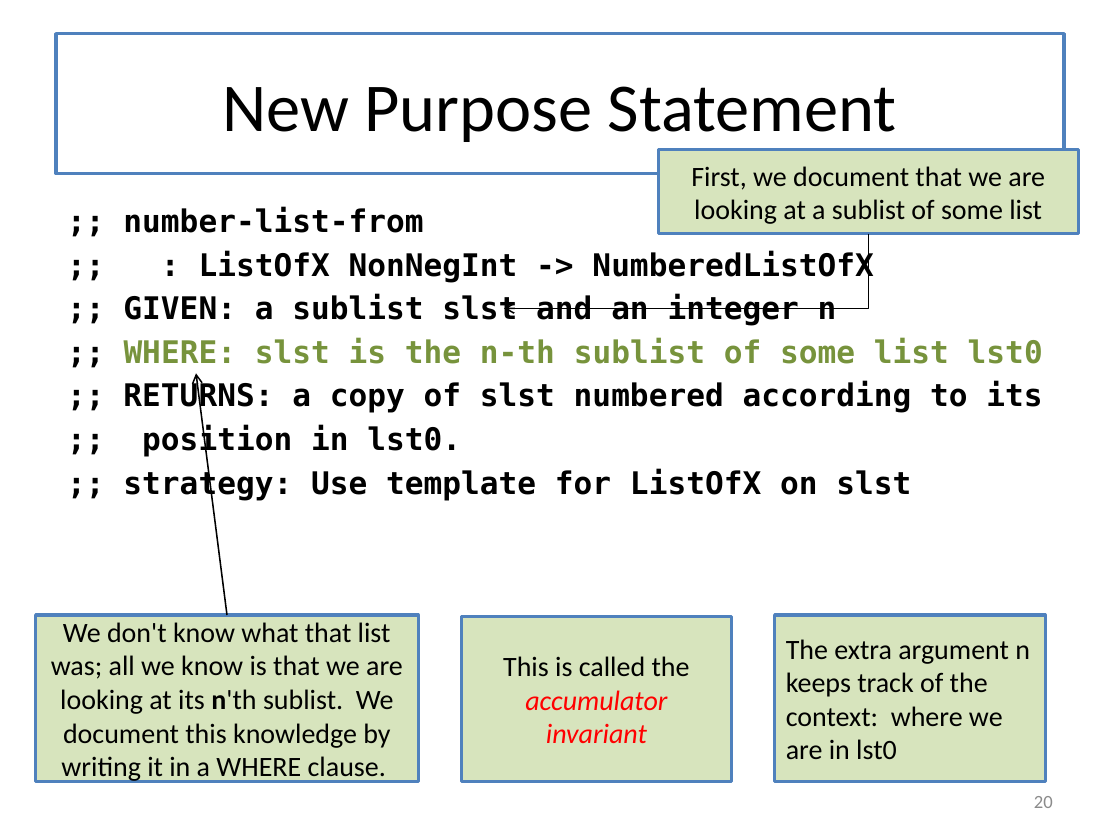
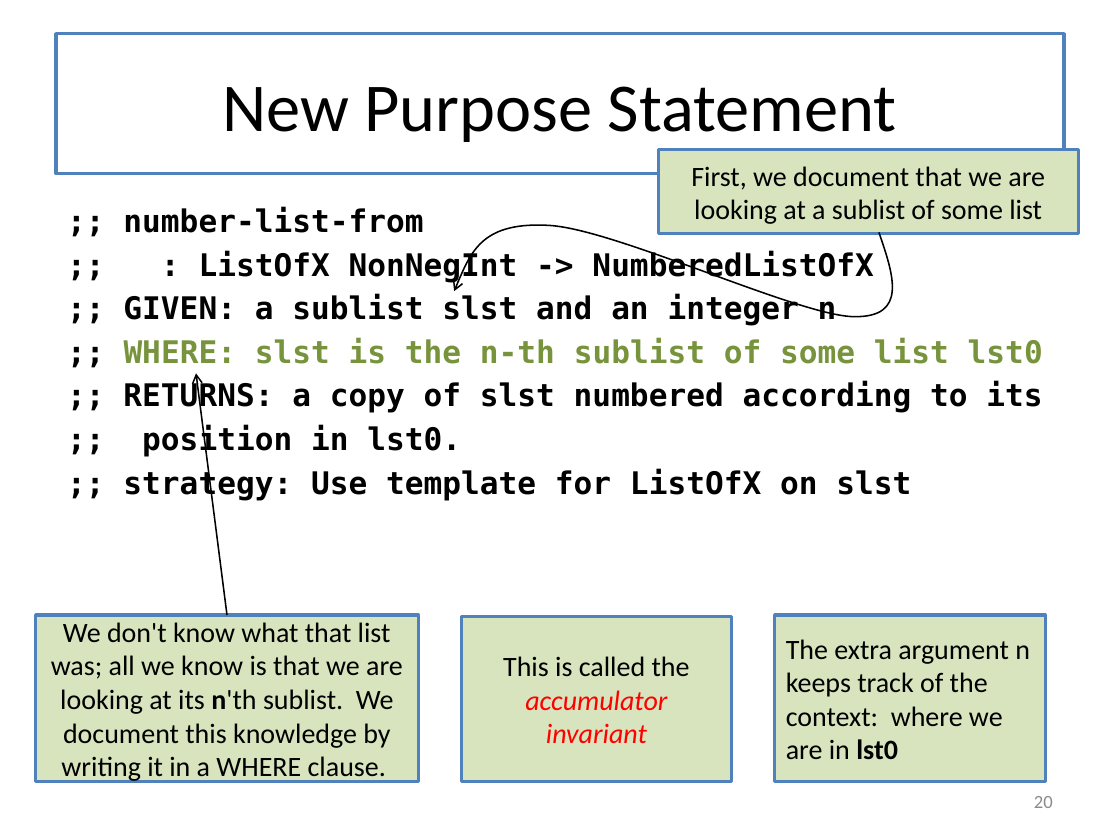
Before and after one commit to mwand/cs5010f16, a slide deck: slide 20 of Slides/Lesson 7.1 Solving Your Problem by Generalization.pptx. Drawn at 1120x840 pixels with LibreOffice and Linux fonts; fonts in the diff are those of the drawing. Boxes give left, top, right and bottom in pixels: in the first picture for what was removed or moved away, otherwise in the second. Text is boxed around its words. In the diff, an @@ line names an element or a change of style, - is before the commit and + after.

```diff
--- a/Slides/Lesson 7.1 Solving Your Problem by Generalization.pptx
+++ b/Slides/Lesson 7.1 Solving Your Problem by Generalization.pptx
@@ freeform shape added at <box>455,225,893,317</box>, outline #000000 1 pt @@
@@ elbow arrow removed from (868, 234) to (504, 308) @@
@@ rectangle "The extra argument n keeps ..." at <box>775,615,1046,782</box>: bold on in "lst0" @@
```
Also in this commit, not shown: 1 other slide changed, 2 other files.
